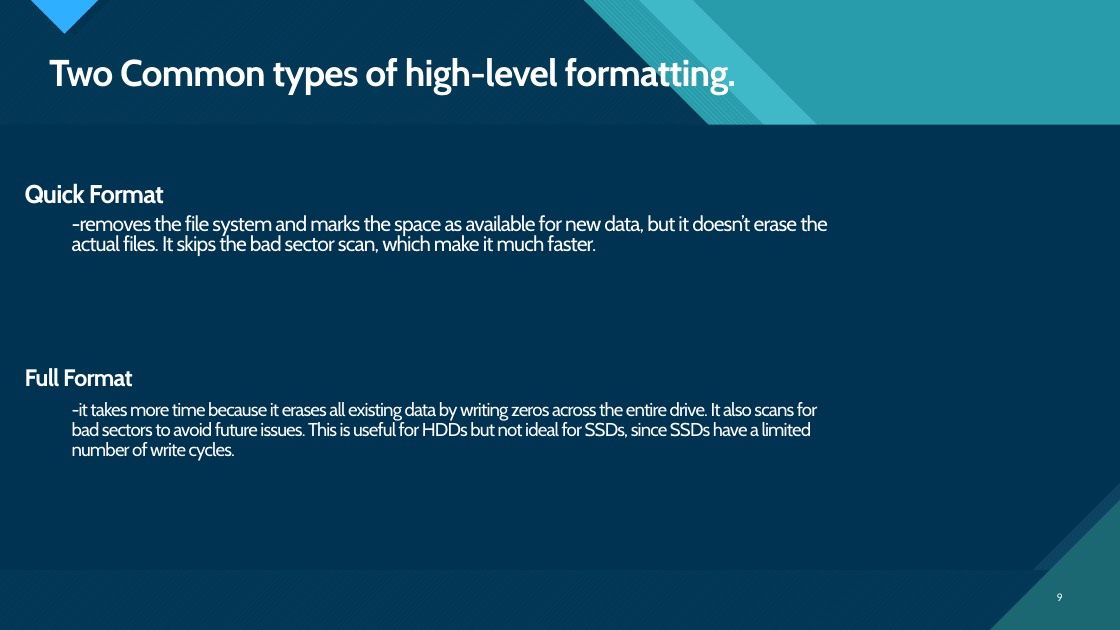
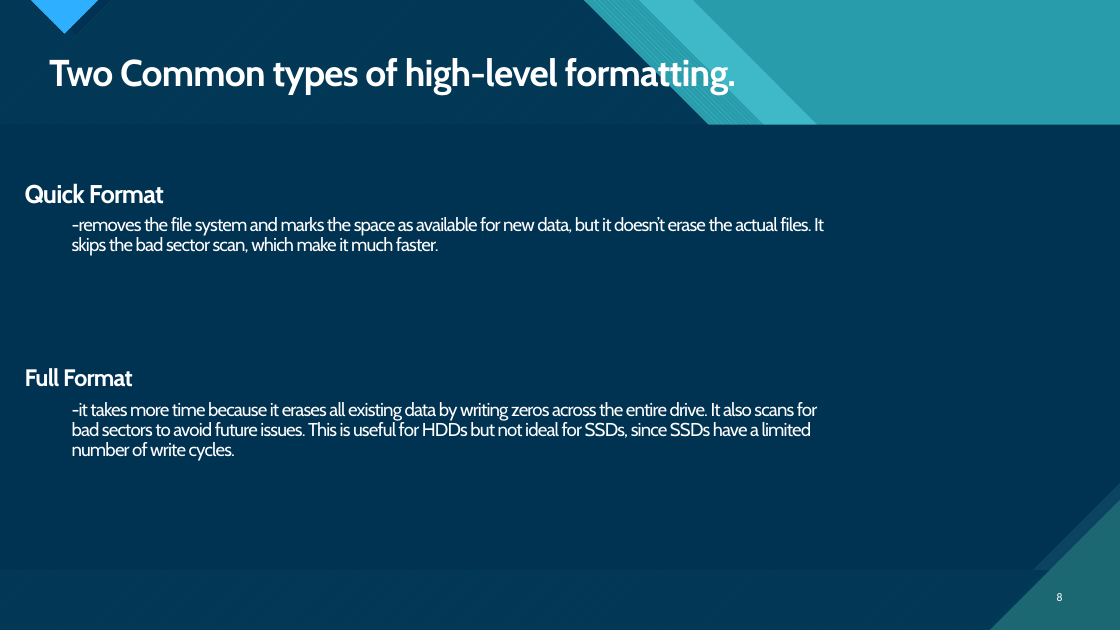
Before and after one commit to psuuc-jbgarcia/Object-Oriented-Programming-Lesson, a slide deck: slide 8 of Platform Technologies/Pre Lim/week 2/Lecture/Chapter_2Different File Systems.pptx (slide 9 before the commit). Drawn at 1120x630 pixels with LibreOffice and Linux fonts; fonts in the diff are those of the drawing. Boxes give left, top, right and bottom in pixels: in the first picture for what was removed or moved away, otherwise in the second. Text is boxed around its words. In the diff, an @@ line names an element or a change of style, - is before the commit and + after.

```diff
--- a/Platform Technologies/Pre Lim/week 2/Lecture/Chapter_2Different File Systems.pptx
+++ b/Platform Technologies/Pre Lim/week 2/Lecture/Chapter_2Different File Systems.pptx
@@ text "-removes the file system and ..." at bbox=[72, 217, 824, 256]: size 18 to 16 pt; line spacing 0.8 to 0.9 @@
@@ page number at bbox=[1057, 593, 1063, 601]: text changed @@
-9
+8
```
Also in this commit, not shown: 1 other slide changed, 1 slide removed, 21 other files.
